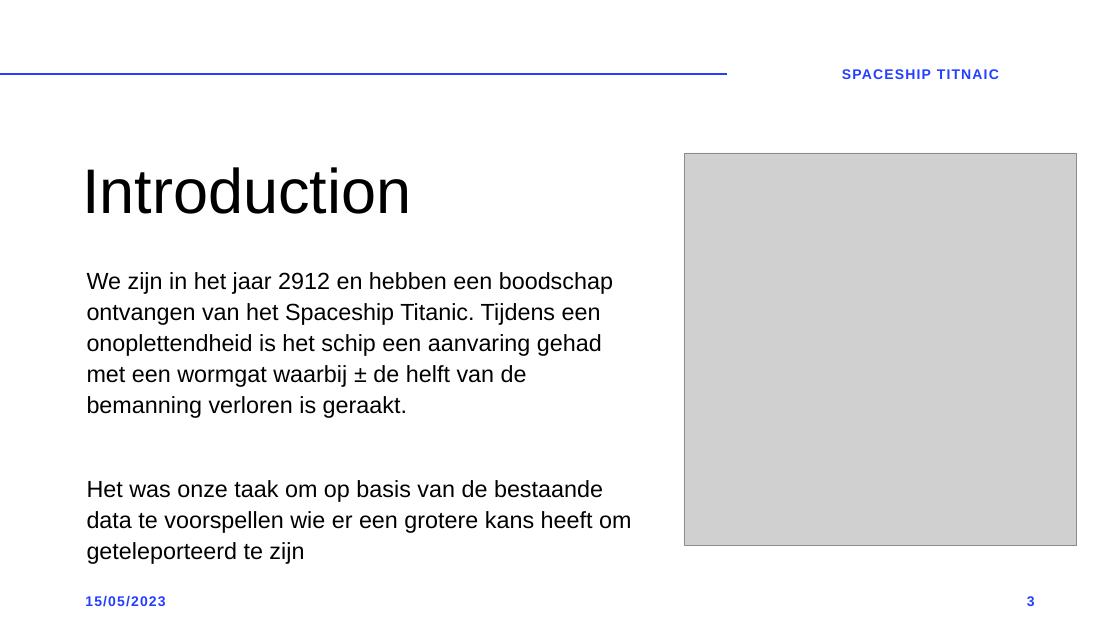
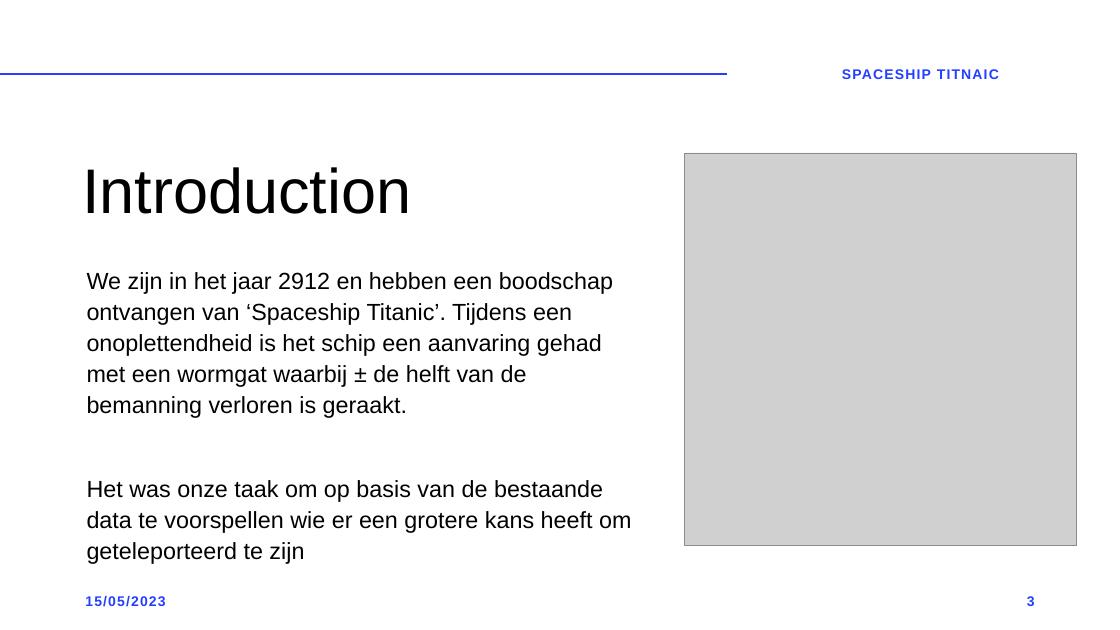
Before and after one commit to robinmonsere/Spaceship-Titanic, a slide deck: slide 3 of Documents/Spaceship titanic.pptx. Drawn at 1120x630 pixels with LibreOffice and Linux fonts; fonts in the diff are those of the drawing; grey boxes stand for pictures. Boxes give left, top, right and bottom in pixels: in the first picture for what was removed or moved away, otherwise in the second. Text is boxed around its words. In the diff, an @@ line names an element or a change of style, - is before the commit and + after.

```diff
--- a/Documents/Spaceship titanic.pptx
+++ b/Documents/Spaceship titanic.pptx
@@ text at bbox=[87, 272, 613, 418]: text changed @@
-We zijn in het jaar 2912 en hebben een boodschap ontvangen van het Spaceship Titanic. Tijdens een onoplettendheid is het schip een aanvaring gehad met een wormgat waarbij ± de helft van de bemanning verloren is geraakt.
+We zijn in het jaar 2912 en hebben een boodschap ontvangen van ‘Spaceship Titanic’. Tijdens een onoplettendheid is het schip een aanvaring gehad met een wormgat waarbij ± de helft van de bemanning verloren is geraakt.
```
Also in this commit, not shown: 11 other slides changed, 1 slide added, 2 other files.
